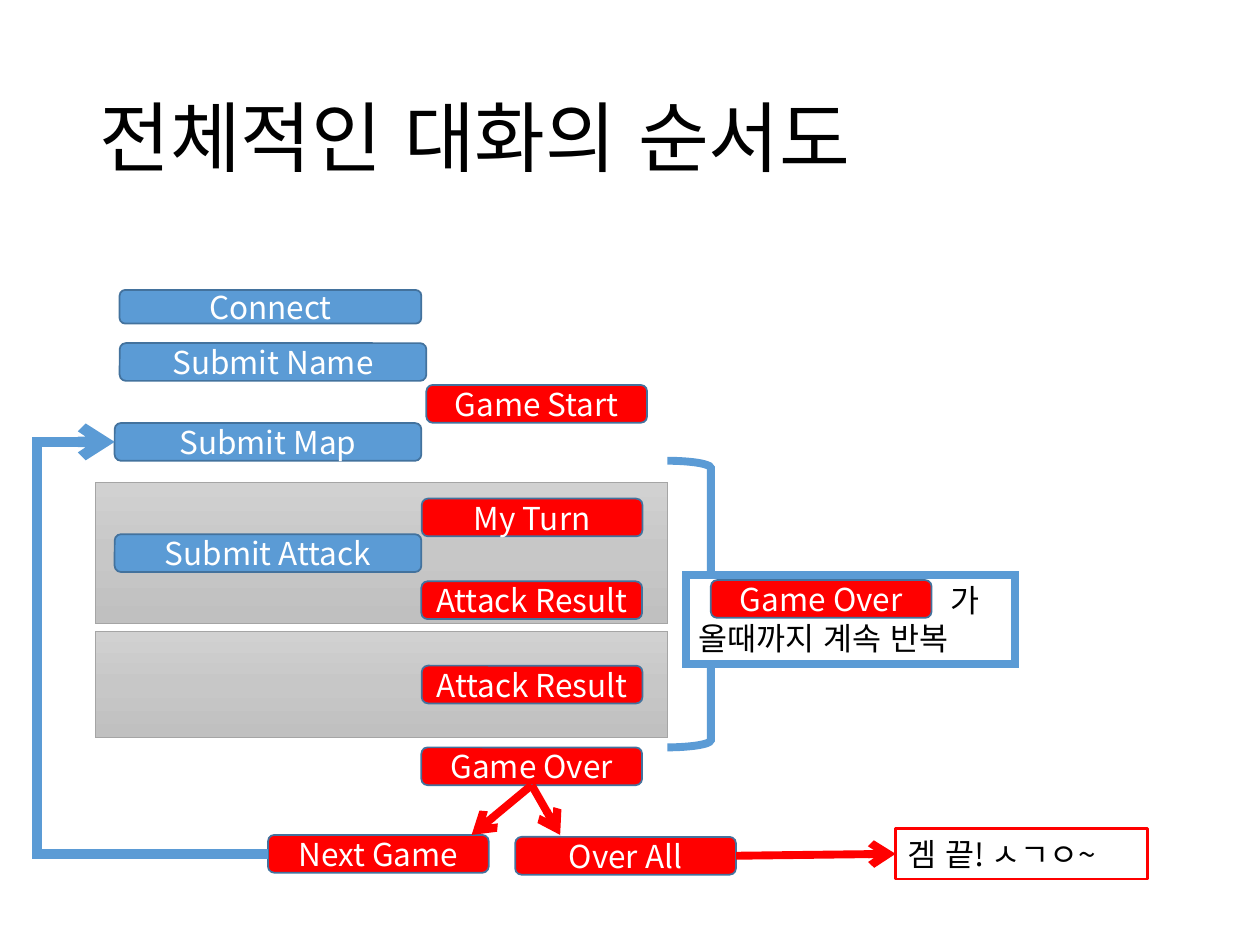
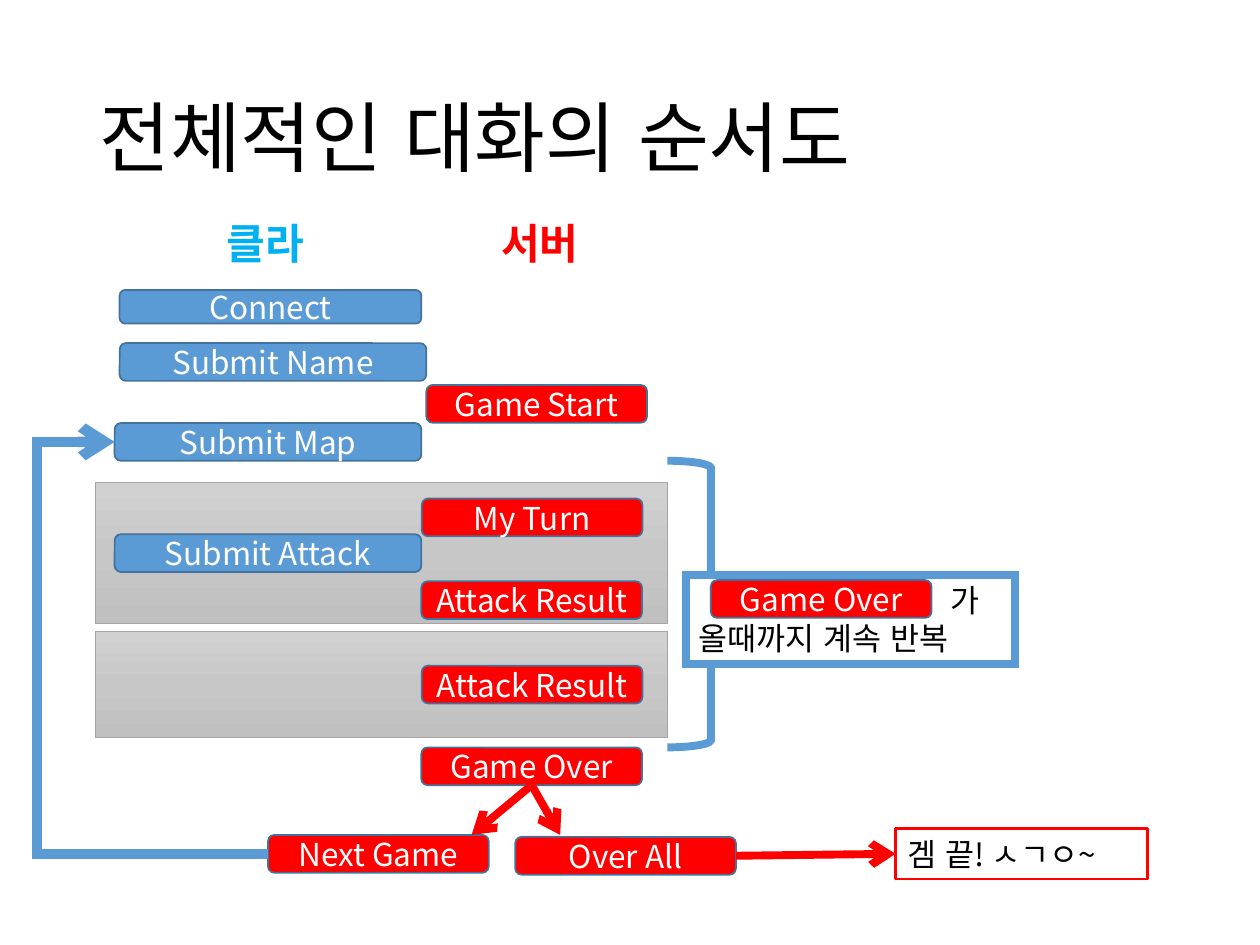
Before and after one commit to namse/BGNL, a slide deck: slide 4 of BattleShipServer.pptx (slide 7 before the commit). Drawn at 1260x945 pixels with LibreOffice and Linux fonts; fonts in the diff are those of the drawing. Boxes give left, top, right and bottom in pixels: in the first picture for what was removed or moved away, otherwise in the second. Text is boxed around its words. In the diff, an @@ line names an element or a change of style, - is before the commit and + after.

Commit message:
edit ppt

```diff
--- a/BattleShipServer.pptx
+++ b/BattleShipServer.pptx
@@ text added at [227, 223, 304, 263], 24 pt, text #00B0F0, bold @@
+클라
@@ text added at [501, 223, 578, 263], 24 pt, text #FF0000, bold @@
+서버
```
Also in this commit, not shown: 1 other slide changed.
